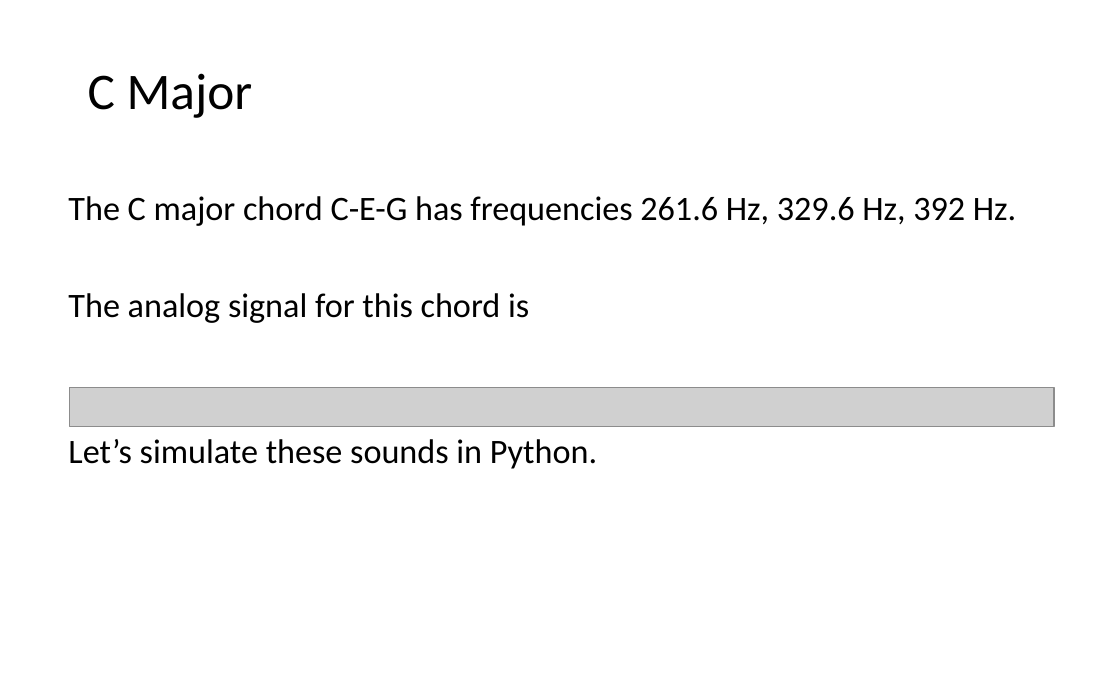
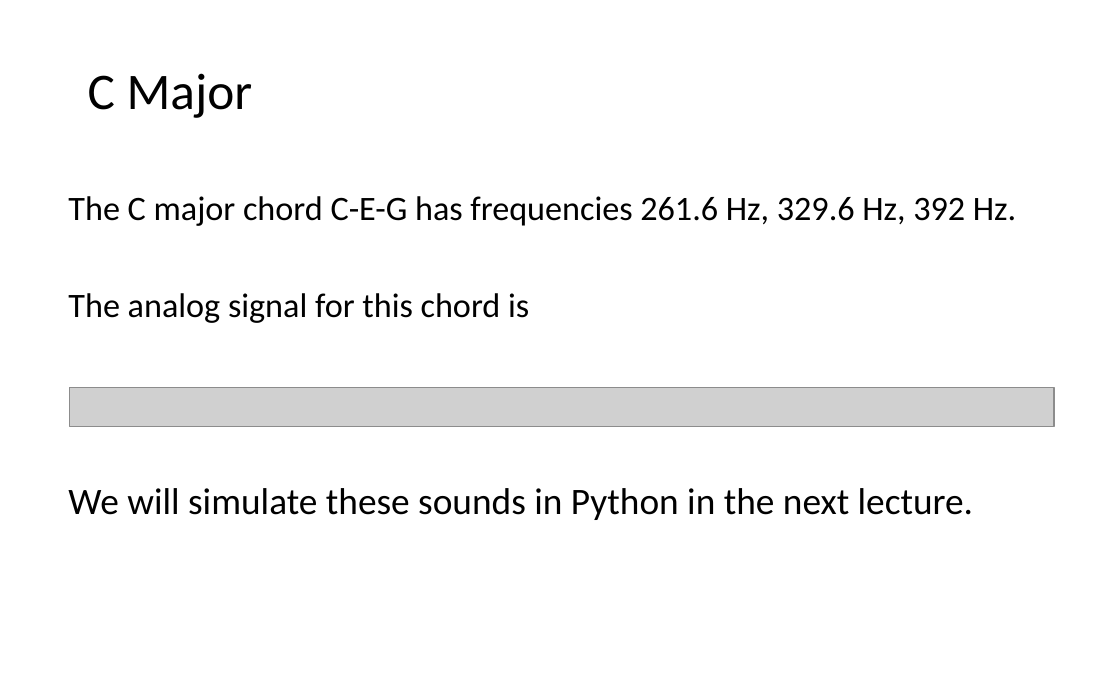
Before and after one commit to LongBaoNguyen/longbaonguyen.github.io, a slide deck: slide 14 of courses/apcsp/lect16.pptx (slide 12 before the commit). Drawn at 1120x700 pixels with LibreOffice and Linux fonts; fonts in the diff are those of the drawing; grey boxes stand for pictures; background and template pictures are left out. Boxes give left, top, right and bottom in pixels: in the first picture for what was removed or moved away, otherwise in the second. Text is boxed around its words. In the diff, an @@ line names an element or a change of style, - is before the commit and + after.

```diff
--- a/courses/apcsp/lect16.pptx
+++ b/courses/apcsp/lect16.pptx
@@ text at (68, 488, 973, 520): text changed; size 22 to 24 pt @@
-Let’s simulate these sounds in Python.
+We will simulate these sounds in Python in the next lecture.
```
Also in this commit, not shown: 6 other slides changed, 3 slides added, 1 slide removed, 8 other files.
